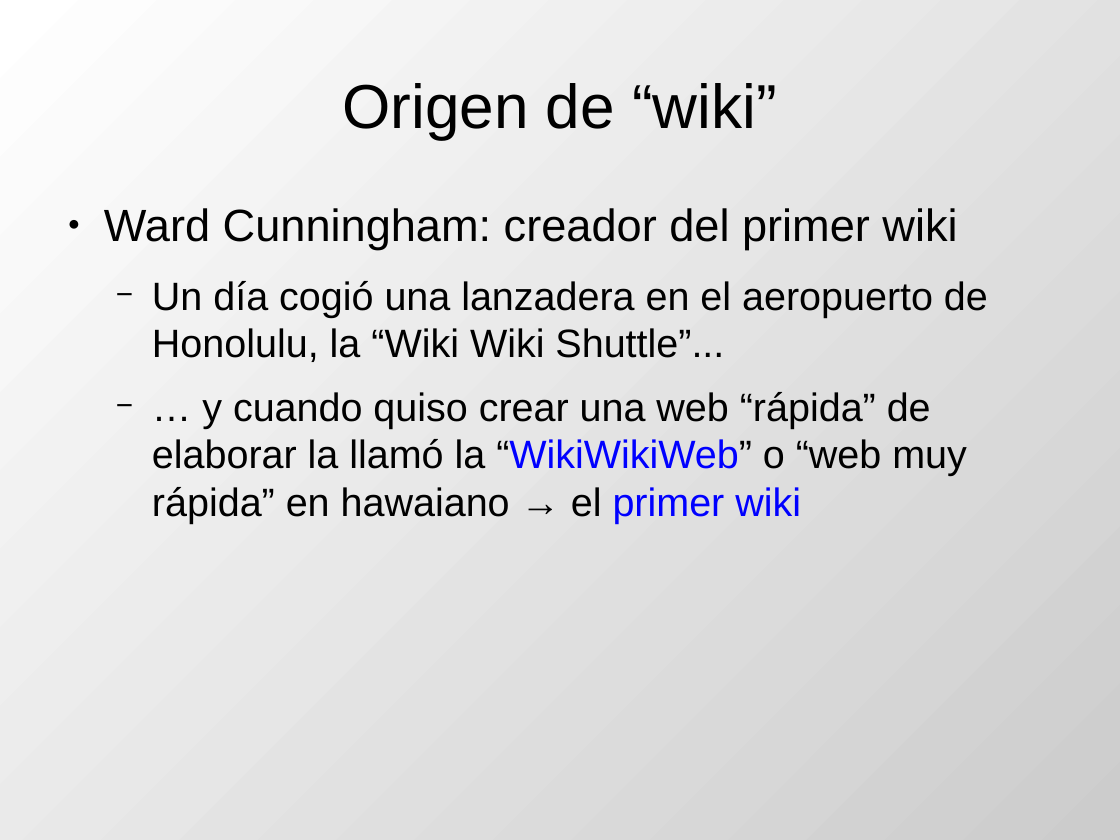
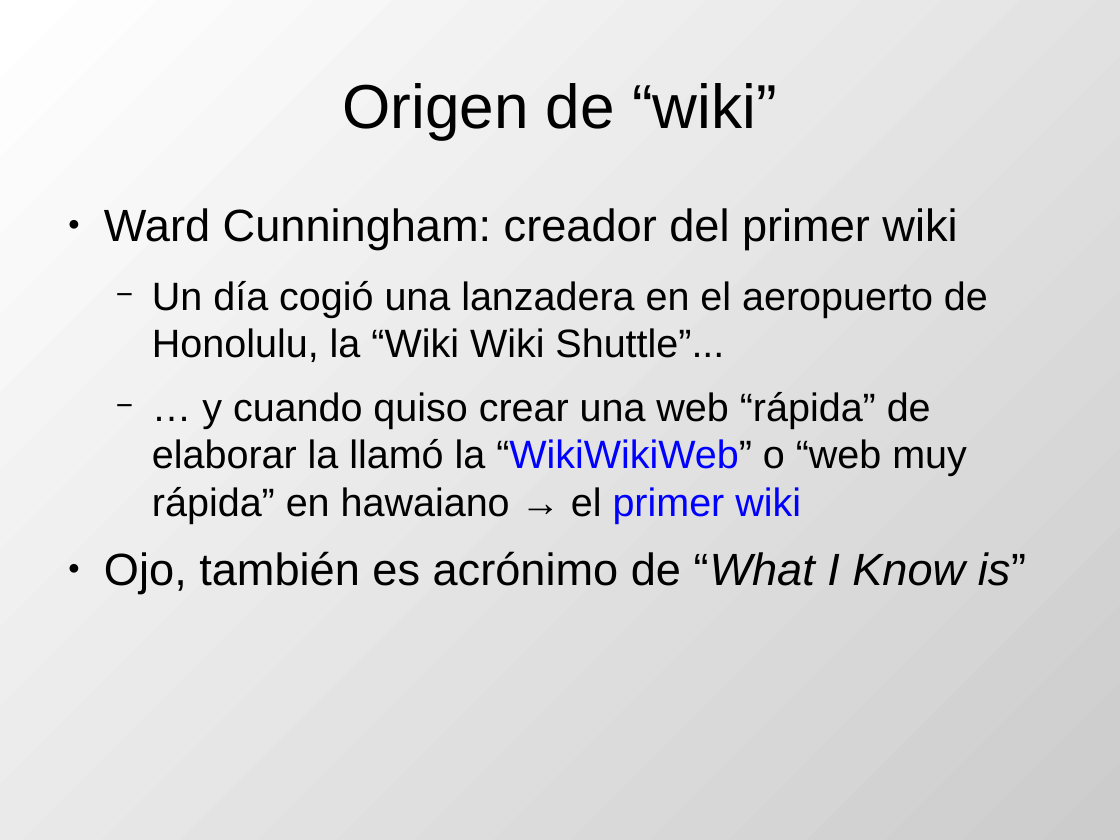
Before and after one commit to DrPantera/wikis4education, a slide deck: slide 4 of uca-2013_07/tema-1-Introduccion.odp. Drawn at 1120x840 pixels with LibreOffice and Linux fonts; fonts in the diff are those of the drawing. Boxes give left, top, right and bottom in pixels: in the first picture for what was removed or moved away, otherwise in the second. Text is boxed around its words. In the diff, an @@ line names an element or a change of style, - is before the commit and + after.

```diff
--- a/uca-2013_07/tema-1-Introduccion.odp
+++ b/uca-2013_07/tema-1-Introduccion.odp
@@ text at (104, 551, 1026, 593): paragraph added @@
+● Ojo, también es acrónimo de “What I Know is”
```
Also in this commit, not shown: 7 other slides changed, 5 slides removed, 2 other files.
